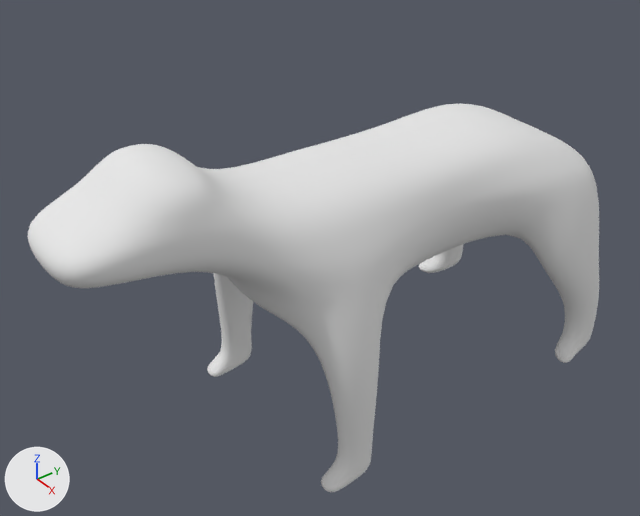
The Blender file introduction/blend/004_010_03.blend, before and after one commit.
Camera for both pictures: a 50 mm camera at (9.65, -9.21, 7.32) aimed at (-0.42, -1.54, -0.96). The lights are fixed; the arrows at lower left show +X, +Y and +Z.
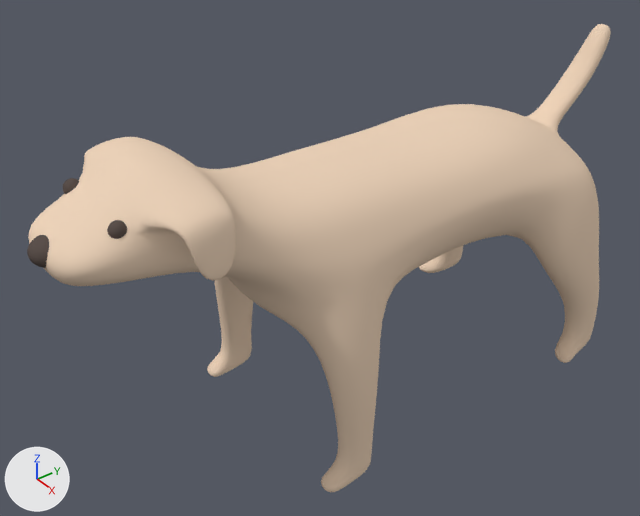
The change in detail:
Material 'Material' (mat_material) changes colour from white #e7e7e7 to beige #ecd3b9; in linear values from (0.8, 0.8, 0.8) to (0.841, 0.649, 0.488).
Material 'マテリアル' (mat_マテリアル) is new.
Its base color is (0.107, 0.0824, 0.0729) (brown #5c514c).
me_cube is used by ob_cube; location (0.0, 0.0, 0.0); scale (1.0, 3.52, 1.0).
Verts and faces of me_cube; kept vertices keep their numbers, new ones are numbered from 93.
Before the commit, vertices of me_cube: 13 (1.2, 0.0, 0.0), 86 (1.11, 0.0, 0.39).
me_cube had 93 vertices, 81 faces and spanned x 0.0..2.21, y -1.82..1.05, z -3.73..2.32.
me_cube now has 125 vertices, 108 faces and spans x 0.0..2.21, y -1.82..1.39, z -3.73..2.28.
Part 1, on me_cube:
1 face is deleted.
4 vertices move from x 0.0..1.41, y 0.88..1.05, z 0.0..0.42 to x 0.0..1.22, y 0.88..0.99, z 0.0..0.49.
20 vertices are added at x 0.0..0.31, y 0.9..1.39, z 0.15..2.02.
16 new faces join them.
Part 2, on me_cube:
Vertex 13 moves to (1.52, 0.0, 0.0).
Vertex 86 moves to (1.39, 0.0, 0.39).
Part 3, on me_cube:
1 face is deleted.
6 vertices move from x 0.0..0.97, y -1.81..-1.41, z 0.93..2.32 to x 0.0..0.89, y -1.81..-1.42, z 0.93..2.28.
12 vertices are added at x 1.25..1.62, y -1.49..-1.18, z 0.89..1.86.
13 new faces join them.
Mesh me_球_001 is new.
It is a UV sphere (32 segments, 16 rings, poles along z) spanning x -1.0..1.0, y -1.0..1.0, z -1.0..1.0.
It uses material mat_マテリアル (brown #5c514c).
Object '球' (ob_球) is new; it shows me_球_001.
Its location is (0.65, -5.51, 1.57).
Its scale is (0.128, 0.128, 0.128).
Object '球.001' (ob_球_001) is new; it shows a copy of me_球_001.
Its location is (-0.68, -5.51, 1.59).
Its scale is (0.128, 0.128, 0.128).
Object '球.002' (ob_球_002) is new; it shows a copy of me_球_001.
Its location is (0.0, -6.19, 1.21).
Its scale is (0.263, 0.27, 0.203).

Changed parts and their boxes (x1, y1, x2, y2) in the pictures (640 x 516 px; the box of a moved part takes in the faces that stretch with it):
'Cube', recoloured, reshaped (white to beige, 20% taller): before (27, 103, 599, 492); after (28, 24, 611, 492)
'球.002', added (brown): after (27, 235, 49, 268)
'球', added: after (107, 220, 127, 239)
'球.001', added: after (63, 178, 79, 194)
part 1 of me_cube, built on: before (454, 103, 596, 207); after (456, 24, 611, 208)
part 2 of me_cube, moved or reshaped: before (365, 139, 543, 284); after (365, 110, 545, 285)
part 3 of me_cube, built on: before (27, 144, 232, 288); after (28, 137, 236, 286)
